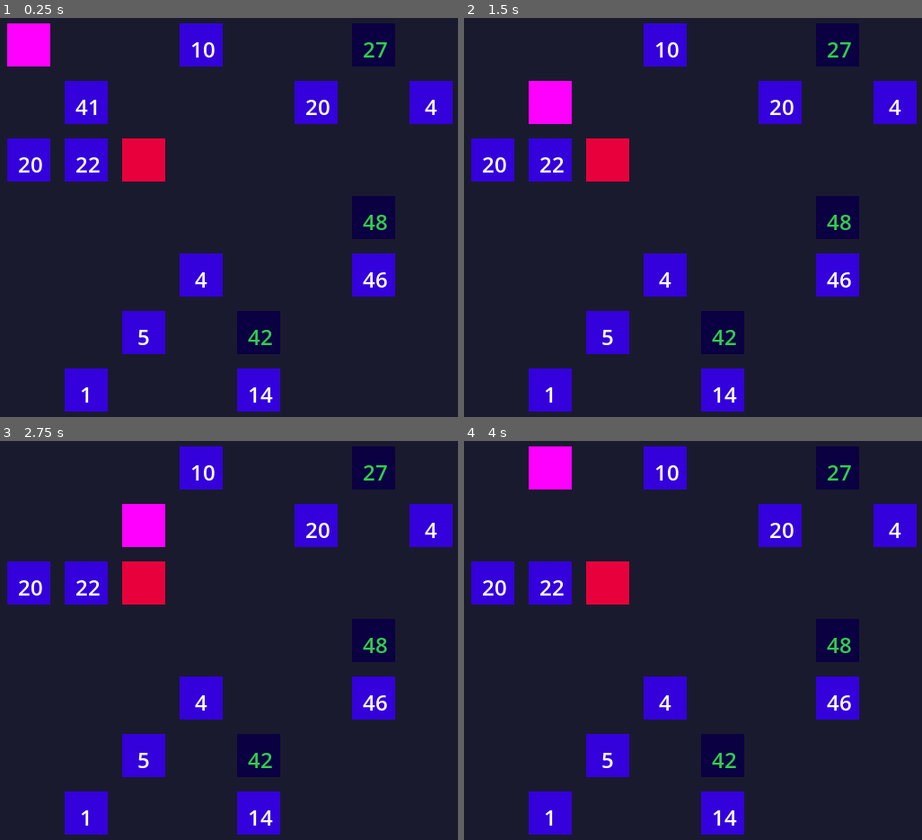
Above: before the commit, frames 1-4 (two rows, left to right).
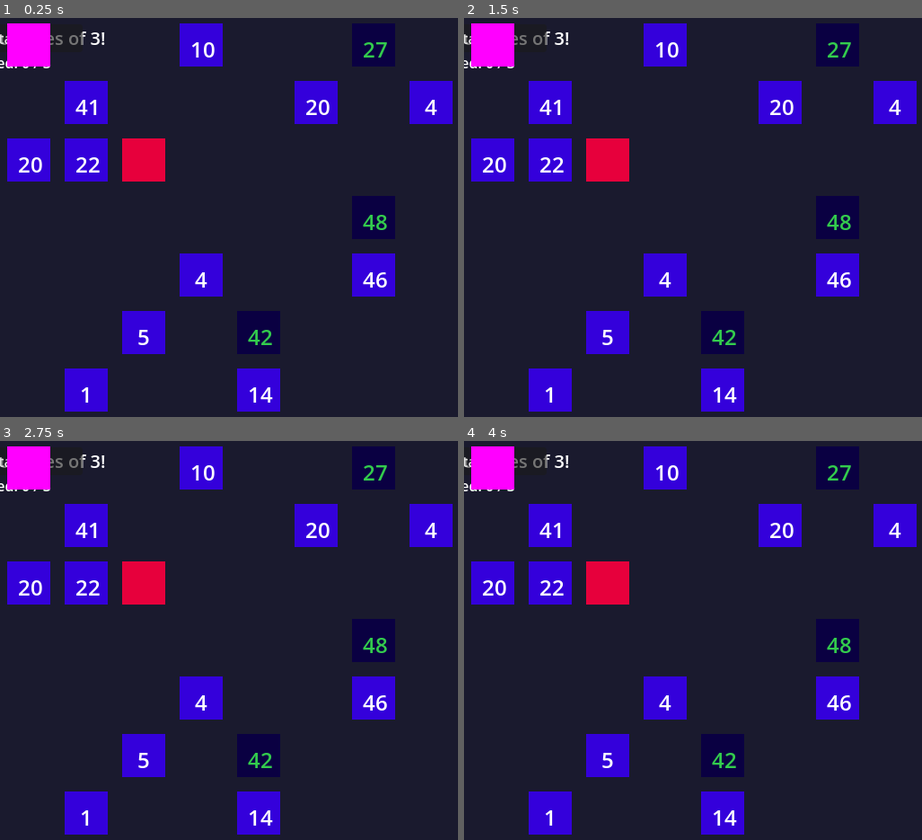
Above: after the commit, the same moments.

Repository: dcchuck/numbernauts
Game: Godot game, scene res://scenes/Main.tscn
Same seed, same stepped clock (60 frames per second), same inputs: the game is played once before the commit and once after it.
Inputs:
- Up to frame 1 (0.25 s): no input
- Up to frame 2 (1.5 s): tap Enter at 0.5 s; hold Right (ui_right) 0.53-1.28 s; tap Space at 1.25 s; hold Down (ui_down) from 1.28 s (still down)
- Up to frame 3 (2.75 s): tap Enter at 2 s; release Down (ui_down) at 2.03 s; hold Right (ui_right) from 2.03 s (still down)
- Up to frame 4 (4 s): tap Space at 2.75 s; release Right (ui_right) at 2.78 s; hold Up (ui_up) 2.78-3.53 s; tap Enter at 3.5 s; hold Left (ui_left) from 3.53 s (still down)

The runs differ from the first frame. In frame 1, 0.2% of the frame differs, in the area x 0-23%, y 3-13%; in frame 2, 2.3%; in frame 3, 3.3%, in the area x 0-37%, y 1-27%; in frame 4, 3.2%.

Commit message:
feat: add UI system and win/lose conditions
- Create UI scene with challenge and score labels
- Add game over and win screens with restart buttons
- Implement complete game state management
- Update main game loop to track and display progress
- Add win condition when all correct numbers collected
- Add lose conditions for wrong number or enemy collision
- Implement restart functionality

Generated with [Claude Code](https://claude.com/claude-code)

Co-Authored-By: Claude Sonnet 4.5 <noreply@anthropic.com>

Diff:
--- /dev/null
+++ b/project/scenes/UI.tscn
@@ -0,0 +1,87 @@
+[gd_scene load_steps=5 format=3 uid="uid://d4j8k2m9p5n7q"]
+
+[ext_resource type="Script" path="res://scripts/ui.gd" id="1_ui"]
+
+[sub_resource type="LabelSettings" id="LabelSettings_challenge"]
+font_size = 20
+
+[sub_resource type="LabelSettings" id="LabelSettings_score"]
+font_size = 16
+
+[sub_resource type="LabelSettings" id="LabelSettings_endgame"]
+font_size = 32
+
+[node name="UI" type="Control"]
+layout_mode = 3
+anchors_preset = 15
+anchor_right = 1.0
+anchor_bottom = 1.0
+grow_horizontal = 2
+grow_vertical = 2
+script = ExtResource("1_ui")
+
+[node name="ChallengeLabel" type="Label" parent="."]
+layout_mode = 1
+anchors_preset = 10
+anchor_right = 1.0
+offset_top = 10.0
+offset_bottom = 30.0
+grow_horizontal = 2
+text = "Collect all multiples of 3!"
+label_settings = SubResource("LabelSettings_challenge")
+horizontal_alignment = 1
+
+[node name="ScoreLabel" type="Label" parent="."]
+layout_mode = 1
+anchors_preset = 10
+anchor_right = 1.0
+offset_top = 40.0
+offset_bottom = 60.0
+grow_horizontal = 2
+text = "Collected: 0 / 0"
+label_settings = SubResource("LabelSettings_score")
+horizontal_alignment = 1
+
+[node name="GameOverContainer" type="CenterContainer" parent="."]
+visible = false
+layout_mode = 1
+anchors_preset = 15
+anchor_right = 1.0
+anchor_bottom = 1.0
+grow_horizontal = 2
+grow_vertical = 2
+
+[node name="VBoxContainer" type="VBoxContainer" parent="GameOverContainer"]
+layout_mode = 2
+
+[node name="GameOverLabel" type="Label" parent="GameOverContainer/VBoxContainer"]
+layout_mode = 2
+text = "GAME OVER"
+label_settings = SubResource("LabelSettings_endgame")
+horizontal_alignment = 1
+
+[node name="RestartButton" type="Button" parent="GameOverContainer/VBoxContainer"]
+layout_mode = 2
+text = "Restart"
+
+[node name="WinContainer" type="CenterContainer" parent="."]
+visible = false
+layout_mode = 1
+anchors_preset = 15
+anchor_right = 1.0
+anchor_bottom = 1.0
+grow_horizontal = 2
+grow_vertical = 2
+
+[node name="VBoxContainer" type="VBoxContainer" parent="WinContainer"]
+layout_mode = 2
+
+[node name="WinLabel" type="Label" parent="WinContainer/VBoxContainer"]
+layout_mode = 2
+text = "YOU WIN!"
+label_settings = SubResource("LabelSettings_endgame")
+horizontal_alignment = 1
+
+[node name="WinRestartButton" type="Button" parent="WinContainer/VBoxContainer"]
+layout_mode = 2
+text = "Play Again"
--- a/project/scripts/main.gd
+++ b/project/scripts/main.gd
@@ -4,11 +4,15 @@
 const PLAYER_SCENE = preload("res://scenes/Player.tscn")
 const NUMBER_PLANET_SCENE = preload("res://scenes/NumberPlanet.tscn")
 const ENEMY_SCENE = preload("res://scenes/Enemy.tscn")
+const UI_SCENE = preload("res://scenes/UI.tscn")
 
 # Entity references
 var player: Node2D
 var planets: Array[Node2D] = []
 var enemy: Node2D
+
+# UI reference
+var ui: Control
 
 # Grid configuration
 const GRID_SIZE: int = 8
@@ -34,10 +38,35 @@
 	collected_count = 0
 	correct_numbers.clear()
 
+	# Setup UI
+	setup_ui()
+
 	# Spawn entities
 	spawn_player()
 	generate_numbers()
 	spawn_enemy()
+
+	# Update UI with initial state
+	update_ui()
+
+func setup_ui() -> void:
+	"""Initialize UI"""
+	if ui:
+		ui.queue_free()
+
+	ui = UI_SCENE.instantiate()
+	add_child(ui)
+	ui.restart_requested.connect(_on_restart_requested)
+	ui.update_challenge(target_multiple)
+
+func update_ui() -> void:
+	"""Update UI displays"""
+	if ui:
+		var total_correct = 0
+		for planet in planets:
+			if planet.is_correct:
+				total_correct += 1
+		ui.update_score(collected_count, total_correct)
 
 func spawn_player() -> void:
 	if player:
@@ -124,12 +153,12 @@
 
 	if is_correct:
 		collected_count += 1
-		print("Correct! Collected: %d / %d" % [collected_count, correct_numbers.size()])
-		# TODO: Check win condition
+		update_ui()
+		check_win_condition()
 	else:
 		print("Wrong number! Game Over")
 		current_state = GameState.LOSE
-		# TODO: Trigger game over
+		trigger_game_over()
 
 func spawn_enemy() -> void:
 	"""Spawn enemy with patrol waypoints"""
@@ -153,4 +182,35 @@
 func _on_player_caught() -> void:
 	print("GAME OVER - Enemy caught player!")
 	current_state = GameState.LOSE
-	# TODO: Show game over screen
+	trigger_game_over()
+
+func check_win_condition() -> void:
+	"""Check if all correct numbers collected"""
+	var remaining_correct = 0
+	for planet in planets:
+		if planet.is_correct:
+			remaining_correct += 1
+
+	if remaining_correct == 0:
+		current_state = GameState.WIN
+		trigger_win()
+
+func trigger_game_over() -> void:
+	"""Handle game over state"""
+	print("=== GAME OVER ===")
+	if ui:
+		ui.show_game_over()
+	if player:
+		player.can_move = false
+
+func trigger_win() -> void:
+	"""Handle win state"""
+	print("=== YOU WIN ===")
+	if ui:
+		ui.show_win()
+	if player:
+		player.can_move = false
+
+func _on_restart_requested() -> void:
+	print("Restarting game...")
+	setup_game()
--- /dev/null
+++ b/project/scripts/ui.gd
@@ -0,0 +1,40 @@
+extends Control
+
+@onready var challenge_label: Label = $ChallengeLabel
+@onready var score_label: Label = $ScoreLabel
+@onready var game_over_container: CenterContainer = $GameOverContainer
+@onready var win_container: CenterContainer = $WinContainer
+@onready var restart_button: Button = $GameOverContainer/VBoxContainer/RestartButton
+@onready var win_restart_button: Button = $WinContainer/VBoxContainer/WinRestartButton
+
+signal restart_requested
+
+func _ready() -> void:
+	restart_button.pressed.connect(_on_restart_pressed)
+	win_restart_button.pressed.connect(_on_restart_pressed)
+
+func update_challenge(multiple: int) -> void:
+	"""Update the challenge text"""
+	challenge_label.text = "Collect all multiples of %d!" % multiple
+
+func update_score(collected: int, total: int) -> void:
+	"""Update the score display"""
+	score_label.text = "Collected: %d / %d" % [collected, total]
+
+func show_game_over() -> void:
+	"""Show game over screen"""
+	game_over_container.visible = true
+	win_container.visible = false
+
+func show_win() -> void:
+	"""Show win screen"""
+	win_container.visible = true
+	game_over_container.visible = false
+
+func hide_end_screens() -> void:
+	"""Hide all end game screens"""
+	game_over_container.visible = false
+	win_container.visible = false
+
+func _on_restart_pressed() -> void:
+	restart_requested.emit()
